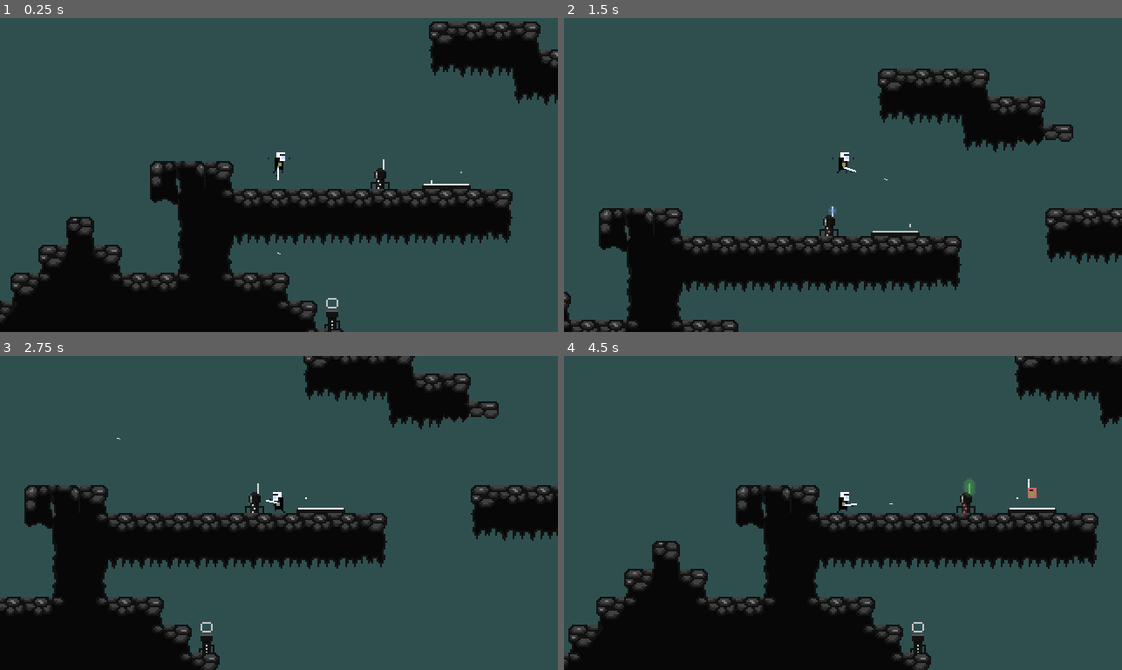
Above: before the commit, frames 1-4 (two rows, left to right).
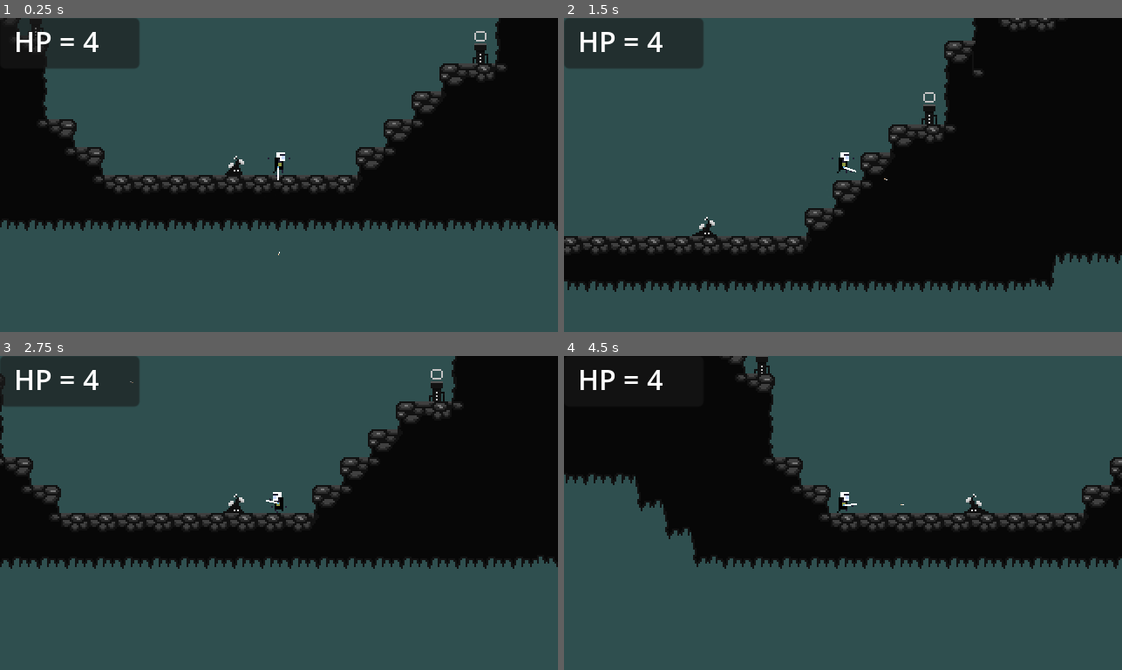
Above: after the commit, the same moments.

Repository: jsonify/Platform
Game: Godot game, scene res://World/world.tscn
The game is run twice, just before and just after one commit, with the same random seed, the same clock (stepped at 60 frames per second) and the same inputs.
Inputs (mouse positions are in pixels of both pictures, inside the frame that each line leads up to):
- Up to frame 1 (0.25 s): no input
- Up to frame 2 (1.5 s): move the mouse to (815, 237) at 0.52 s; hold Right (right) from 0.53 s (still down); click (815, 237) at 0.6 s; tap Space (jump) at 0.77 s; move the mouse to (1010, 222) at 1.27 s; click (1010, 222) at 1.35 s
- Up to frame 3 (2.75 s): tap Space (jump) at 1.52 s; move the mouse to (111, 465) at 2.02 s; release Right (right) at 2.03 s; hold Left (left) from 2.03 s (still down); click (111, 465) at 2.1 s
- Up to frame 4 (4.5 s): move the mouse to (870, 513) at 2.77 s; click (870, 513) at 2.85 s; tap Space (jump) at 3.02, 3.77 s; move the mouse to (759, 434) at 3.52 s; click (759, 434) at 3.6 s; move the mouse to (965, 497) at 4.27 s; release Left (left) at 4.28 s; hold Right (right) from 4.28 s (still down); click (965, 497) at 4.35 s

The runs differ from the first frame. In frame 1, 43% of the frame differs, in the area x 0-100%, y 0-100%; in frame 2, 39%; in frame 3, 38%; in frame 4, 41%.

Commit message:
Feature/health damage system (#49)
* getting the damage singleton wired up

* Continuing with damage singleton effort

* Added BulletHitbox using inheritance

* trying to use a bullet_hitbox.gd

* Removed the use of a bullet hitbox, just using the bullet instead

* Got damage working on both Player and Enemy

Diff:
--- a/Enemies/FlowerEnemy/flower_enemy.gd
+++ b/Enemies/FlowerEnemy/flower_enemy.gd
@@ -2,12 +2,14 @@
 
 @onready var ledge_check_right = $LedgeCheckRight
 @onready var ledge_check_left = $LedgeCheckLeft
+@onready var timer := $Timer
+@onready var animated_sprite = $AnimatedSprite2D
+@onready var stats := $Stats
 
-@onready var animated_sprite = $AnimatedSprite2D
-
-#var direction := Vector2.RIGHT
+var speed := 10
 var direction = 1
 
+var knockback := Vector2.ZERO
 
 func _ready():
 	if direction == 1:
@@ -16,6 +18,7 @@
 
 func _physics_process(delta):
 	animated_sprite.play("move")
+	knockback = knockback.move_toward(Vector2.ZERO, 200 * delta)
 	handle_wall()
 	handle_ledge()
 	move_and_slide()
@@ -26,15 +29,23 @@
 	if found_ledge:
 		direction *= -1
 		animated_sprite.flip_h = not animated_sprite.flip_h
-	velocity.x = direction * 10
+	velocity.x = direction * speed
 
 
 func handle_wall():
 	if is_on_wall():
 		direction *= -1
 		animated_sprite.flip_h = not animated_sprite.flip_h
-	velocity.x = direction * 10
+	velocity.x = direction * speed
+
+func take_damage(amount:int):
+	stats.health -= amount
 
 
-func _on_hurtbox_area_entered(area):
+func _on_timer_timeout():
 	queue_free()
+
+
+func _on_stats_no_health():
+		timer.start()
+		speed = 0
--- a/Enemies/FlowerEnemy/flower_enemy.tscn
+++ b/Enemies/FlowerEnemy/flower_enemy.tscn
@@ -1,9 +1,10 @@
-[gd_scene load_steps=13 format=3 uid="uid://cy6cclpkny7cf"]
+[gd_scene load_steps=15 format=3 uid="uid://cy6cclpkny7cf"]
 
 [ext_resource type="Script" path="res://Enemies/FlowerEnemy/flower_enemy.gd" id="1_dta50"]
 [ext_resource type="Texture2D" uid="uid://mngi54g2ifha" path="res://Enemies/FlowerEnemy/move 32x32.png" id="1_f1t3i"]
 [ext_resource type="PackedScene" uid="uid://bsa4nso0v1lq0" path="res://Overlaps/hitbox.tscn" id="3_suuxa"]
 [ext_resource type="PackedScene" uid="uid://c686xsjomcik4" path="res://Overlaps/hurtbox.tscn" id="4_stfex"]
+[ext_resource type="PackedScene" uid="uid://bs2fbdyet02kr" path="res://Utility/stats.tscn" id="5_0nrnf"]
 
 [sub_resource type="AtlasTexture" id="AtlasTexture_ux8v3"]
 atlas = ExtResource("1_f1t3i")
@@ -51,11 +52,15 @@
 [sub_resource type="RectangleShape2D" id="RectangleShape2D_51tp6"]
 size = Vector2(4, 7)
 
+[sub_resource type="RectangleShape2D" id="RectangleShape2D_vtdyt"]
+size = Vector2(14, 8)
+
 [sub_resource type="RectangleShape2D" id="RectangleShape2D_mlbbl"]
-size = Vector2(5.30303, 6)
+size = Vector2(5.30303, 9)
 
 [node name="FlowerEnemy" type="CharacterBody2D"]
 collision_layer = 4
+collision_mask = 3
 script = ExtResource("1_dta50")
 
 [node name="AnimatedSprite2D" type="AnimatedSprite2D" parent="."]
@@ -79,17 +84,31 @@
 target_position = Vector2(0, 3)
 
 [node name="Hitbox" parent="." instance=ExtResource("3_suuxa")]
+collision_layer = 2
+collision_mask = 64
 
-[node name="CollisionPolygon2D" type="CollisionPolygon2D" parent="Hitbox"]
-polygon = PackedVector2Array(-3, 0, -3, -5, 0, -10, 2, -5, 2, 0)
+[node name="CollisionPolygon2D" type="CollisionShape2D" parent="Hitbox"]
+position = Vector2(0, -4)
+shape = SubResource("RectangleShape2D_vtdyt")
 
 [node name="Hurtbox" parent="." instance=ExtResource("4_stfex")]
 scale = Vector2(1.32, 1)
+collision_layer = 128
+collision_mask = 0
 
 [node name="CollisionShape2D" parent="Hurtbox" index="0"]
-position = Vector2(-0.378788, -3)
+position = Vector2(-0.378788, -4.5)
 shape = SubResource("RectangleShape2D_mlbbl")
 
+[node name="Timer" type="Timer" parent="."]
+wait_time = 0.5
+one_shot = true
+
+[node name="Stats" parent="." instance=ExtResource("5_0nrnf")]
+max_health = 2
+
 [connection signal="area_entered" from="Hurtbox" to="." method="_on_hurtbox_area_entered"]
+[connection signal="timeout" from="Timer" to="." method="_on_timer_timeout"]
+[connection signal="no_health" from="Stats" to="." method="_on_stats_no_health"]
 
 [editable path="Hurtbox"]
--- /dev/null
+++ b/Interface/hud.gd
@@ -0,0 +1,19 @@
+extends CanvasLayer
+
+@onready var health_label = $Panel/HealthLabel
+
+var health = 50 : set = set_health
+var max_health = null : set = set_max_health
+var fueltanks
+var fuel
+
+func set_health(value):
+	health = clamp(value, 0, max_health)
+
+
+func set_max_health(value):
+	max_health = max(value, 1)
+
+func _ready():
+	max_health = SaveLoad.data["player"]["max_health"]
+	health = SaveLoad.data["player"]["max_health"]
--- /dev/null
+++ b/Interface/hud.tscn
@@ -0,0 +1,18 @@
+[gd_scene load_steps=2 format=3 uid="uid://blekwglvhs2gv"]
+
+[ext_resource type="Script" path="res://Interface/hud.gd" id="1_yg7bb"]
+
+[node name="HUD" type="CanvasLayer"]
+script = ExtResource("1_yg7bb")
+
+[node name="Panel" type="Panel" parent="."]
+offset_right = 80.0
+offset_bottom = 29.0
+
+[node name="HealthLabel" type="Label" parent="Panel"]
+layout_mode = 0
+offset_left = 8.0
+offset_top = 2.0
+offset_right = 57.0
+offset_bottom = 28.0
+text = "HP = 4"
--- a/Overlaps/hitbox.gd
+++ b/Overlaps/hitbox.gd
@@ -1,6 +1,27 @@
 extends Area2D
 
+signal player_hit(damage_amount)
+
+var damage_amount := 10
+
+@export var damage = 1
 
 func _on_body_entered(body):
-	if body is Player:
-		body.player_die()
+#	if body is Player:
+#		body.knockback(position.x)
+#		body.health -= damage_amount
+#		emit_signal("player_hit", damage_amount)
+#
+#		# Stop the enemy's hitbox from continuosly damaging the player
+#		$Timer.start()
+#		set_collision_mask_value(2, false)
+	print("hit the player")
+
+func _on_timer_timeout():
+	set_collision_mask_value(2, true)
+
+
+func _on_area_entered(area):
+	print("hit the player's hurtbox")
+	var player = area.get_parent()
+	player.take_damage(damage)
--- a/Overlaps/hitbox.tscn
+++ b/Overlaps/hitbox.tscn
@@ -7,4 +7,8 @@
 collision_mask = 2
 script = ExtResource("1_jir2i")
 
+[node name="Timer" type="Timer" parent="."]
+
+[connection signal="area_entered" from="." to="." method="_on_area_entered"]
 [connection signal="body_entered" from="." to="." method="_on_body_entered"]
+[connection signal="timeout" from="Timer" to="." method="_on_timer_timeout"]
--- a/Player/player.gd
+++ b/Player/player.gd
@@ -19,25 +19,40 @@
 
 @export var jetpack_enabled = false
 
+signal health_changed(amount)
+
 enum states { RUN, JUMP, FALL, IDLE, THRUST }
+
+var player_knockback = Vector2.ZERO
 
 var debug_enabled_status := false
 var state = states.FALL
 var direction := "right"
+var health
+var stats := PlayerStats
 
 var gravity = ProjectSettings.get_setting("physics/2d/default_gravity")
 
 
 func _ready():
+	SaveLoad.load_data()
+	stats.no_health.connect(player_die_2)
+	jetpack_enabled = SaveLoad.data["player"]["jetpack_enabled"]
+	health = SaveLoad.data["player"]["max_health"]
+
+
+func player_die_2():
+	queue_free()
+
+func _process(delta):
+	pass
+
+func _physics_process(delta):
 	debug_enabled(debug_enabled_status)
-	SaveLoad.load_data()
-	jetpack_enabled = SaveLoad.data["player"]["jetpack_enabled"]
-
-
-func _physics_process(delta):
 	var input = Vector2.ZERO
 	input.x = Input.get_axis("left", "right")
 	input.y = Input.get_axis("thrust", "ui_down")
+
 
 	if jetpack_enabled:
 		sprite.texture = load("res://Assets/Player/hero_JETPACK_24x36.png")
@@ -154,6 +169,20 @@
 		elif input.x != 0:
 			apply_acceleration(input.x)
 
+func apply_small_gravity():
+	velocity.y -= 50
+
+func knockback(enemy_pos_x):
+	$Timer.start()
+	set_modulate(Color(1,0.3,0.3,0.3))
+#	state = states.FALL
+	if position.x >= enemy_pos_x:
+		velocity.x = -200
+		print(enemy_pos_x)
+#	Why doesn't this doesn't work??
+	elif position.x <= enemy_pos_x:
+		velocity.x = 200
+		print(enemy_pos_x)
 
 func player_die():
 	queue_free()
@@ -175,7 +204,7 @@
 func debug_enabled(status):
 	debug_enabled_status = status
 	if debug_enabled_status == true:
-		state_label.text = states.keys()[state]
+		state_label.text = states.keys()[state] + "\n\n " + str(health)
 
 
 func set_direction_right() -> void:
@@ -187,3 +216,14 @@
 	direction = "left"
 	sprite.flip_h = true
 #	$HitboxPosition.rotation_degrees = 180
+
+func take_damage(amount:int):
+	stats.health -= amount
+
+func _on_timer_timeout():
+	set_modulate(Color(1,1,1,1))
+
+
+func _on_hurtbox_area_entered(area):
+	stats.health -= 1
+	print("from player's hurtbox")
--- a/Player/player.tscn
+++ b/Player/player.tscn
@@ -1,10 +1,11 @@
-[gd_scene load_steps=14 format=3 uid="uid://bari1lr08e12f"]
+[gd_scene load_steps=16 format=3 uid="uid://bari1lr08e12f"]
 
 [ext_resource type="Script" path="res://Player/player.gd" id="1_rwnf5"]
 [ext_resource type="Texture2D" uid="uid://7m4at8v8njym" path="res://Assets/Player/hero_base_NO-WEAPON_24x36.png" id="2_lm5k7"]
 [ext_resource type="Script" path="res://Player/Gun.gd" id="3_k8qln"]
 [ext_resource type="Texture2D" uid="uid://bcfw6nnshpnkv" path="res://Assets/Weapons/gun1.png" id="4_2dt4m"]
 [ext_resource type="PackedScene" uid="uid://b66s7rl1qv047" path="res://Weapons/bullet.tscn" id="5_26806"]
+[ext_resource type="PackedScene" uid="uid://c686xsjomcik4" path="res://Overlaps/hurtbox.tscn" id="6_2gbnw"]
 
 [sub_resource type="RectangleShape2D" id="RectangleShape2D_c6wdv"]
 size = Vector2(5, 9)
@@ -119,10 +120,15 @@
 "Thrust": SubResource("Animation_46pvq")
 }
 
+[sub_resource type="CapsuleShape2D" id="CapsuleShape2D_8d4hn"]
+radius = 4.0
+height = 12.0
+
 [node name="Player" type="CharacterBody2D"]
 collision_layer = 2
-collision_mask = 5
+collision_mask = 129
 script = ExtResource("1_rwnf5")
+jetpack_enabled = true
 
 [node name="CollisionShape2D" type="CollisionShape2D" parent="."]
 position = Vector2(0, -4.5)
@@ -160,5 +166,20 @@
 position = Vector2(9.22943, 0.521421)
 
 [node name="Bullet" parent="Gun" instance=ExtResource("5_26806")]
-collision_layer = 0
-collision_mask = 4
+collision_mask = 0
+
+[node name="Timer" type="Timer" parent="."]
+one_shot = true
+
+[node name="Hurtbox" parent="." instance=ExtResource("6_2gbnw")]
+collision_layer = 64
+collision_mask = 0
+
+[node name="CollisionShape2D" parent="Hurtbox" index="0"]
+position = Vector2(0, -6)
+shape = SubResource("CapsuleShape2D_8d4hn")
+
+[connection signal="timeout" from="Timer" to="." method="_on_timer_timeout"]
+[connection signal="area_entered" from="Hurtbox" to="." method="_on_hurtbox_area_entered"]
+
+[editable path="Hurtbox"]
--- /dev/null
+++ b/Player/player_stats.tscn
@@ -0,0 +1,6 @@
+[gd_scene load_steps=2 format=3 uid="uid://dluvhghqx1qv8"]
+
+[ext_resource type="PackedScene" uid="uid://bs2fbdyet02kr" path="res://Utility/stats.tscn" id="1_l3clm"]
+
+[node name="PlayerStats" instance=ExtResource("1_l3clm")]
+max_health = 5
--- a/Singleton/save_load.gd
+++ b/Singleton/save_load.gd
@@ -5,22 +5,53 @@
 var default_data := {
 	"player":
 	{
-		"name": "Jsonify",
-		"score": 10,
+		"name": "Zara",
+		"max_health": 100,
+		"health": 0,
 		"jetpack_enabled": false,
 		"level": 1,
-		"guns": {"small": 10, "large": 14}
+		"current_projectile": "single"
 	},
-	"powerups": {"jetpack_powerup_acquired": false},
-	"levels_completed": [1, 2, 3]
+	"projectile": {
+		"type": {
+			"single": {
+				"enabled": true
+			},
+			"multi": {
+				"enabled": false,
+				"quantity": 3
+			},
+			"laser": {
+				"enabled": false
+			},
+			"flame_thrower": {
+				"enabled": false
+			},
+		}
+	},
+	"powerups":
+	{
+		"jetpack_powerup_acquired": false,
+		"hook_powerup_acquired": false,
+	},
+	"fuel":
+	{
+		"tank_acquired": false,
+		"tank_capacity": 100,
+		"number_of_tanks": 0,
+		"type": {"basic": true, "rocket": false},
+		"amount": 0
+	},
+	"levels_completed": [0]
 }
 
 var data = {}
 
 
 func _ready():
-	print(data)
+	reset_data()
 	load_data()
+#	print(data)
 	update_text()
 
 
--- a/Utilities/SaveGameAsJSON.gd
+++ /dev/null
@@ -1,55 +0,0 @@
-class_name SaveGameAsJSON
-extends RefCounted
-
-const SAVE_GAME_PATH := "user://save.json"
-
-var version := 1
-
-var character: Resource = MyCharacter.new()
-
-var global_position := Vector2.ZERO
-
-#var _file := File.new()
-
-
-func save_exists() -> bool:
-	return FileAccess.file_exists(SAVE_GAME_PATH)
-
-
-func write_savegame() -> void:
-	var _file := FileAccess.open(SAVE_GAME_PATH, FileAccess.WRITE)
-	if _file.get_open_error() != OK:
-		printerr("Could not open the file %s. Aborting save operation. Error code: %s" % [SAVE_GAME_PATH, _file.get_open_error()])
-		return
-
-	var data := {
-		"global_position":
-		{
-			"x": global_position.x,
-			"y": global_position.y,
-		},
-		"player":
-		{
-			"jetpack_enabled": character.jetpack_enabled,
-		}
-	}
-
-	var json_string := JSON.stringify(data)
-	_file.store_string(json_string)
-
-
-func load_savegame() -> void:
-	var _file := FileAccess.open(SAVE_GAME_PATH, FileAccess.WRITE)
-	if _file.get_open_error() != OK:
-		printerr("Could not open the file %s. Aborting save operation. Error code: %s" % [SAVE_GAME_PATH, _file.get_open_error()])
-		return
-	character = MyCharacter.new()
-	while _file.get_position() < _file.get_length():
-		var content := _file.get_line()
-#		var content := _file.get_as_text()
-
-		var json := JSON.new()
-		var data = json.parse(content)
-		global_position = Vector2(data.global_position.x, data.global_position.y)
-
-		character.jetpack_enabled = data.player.jetpack_enabled
--- a/Utilities/character.gd
+++ /dev/null
@@ -1,10 +0,0 @@
-class_name MyCharacter
-extends Resource
-
-# You could use this to display the character's name in-game, in menus, dialogues...
-@export var display_name := "Godot"
-@export var run_speed := 600.0
-@export var jetpack_enabled := true
-
-@export var level := 1
-@export var experience := 0
--- /dev/null
+++ b/Utility/stats.gd
@@ -0,0 +1,13 @@
+extends Node
+
+
+@export var max_health := 1
+@onready var health = max_health: set = set_health
+
+signal no_health
+
+func set_health(value):
+	health = value
+	print(health)
+	if health <= 0:
+		emit_signal("no_health")
--- /dev/null
+++ b/Utility/stats.tscn
@@ -0,0 +1,6 @@
+[gd_scene load_steps=2 format=3 uid="uid://bs2fbdyet02kr"]
+
+[ext_resource type="Script" path="res://Utility/stats.gd" id="1_ufvlq"]
+
+[node name="Stats" type="Node"]
+script = ExtResource("1_ufvlq")
--- a/Weapons/bullet.gd
+++ b/Weapons/bullet.gd
@@ -1,4 +1,8 @@
 extends Area2D
+
+class_name Bullet
+
+@export var damage = 1
 
 var direction := Vector2.RIGHT
 var speed := 200
@@ -18,3 +22,16 @@
 
 func _on_visible_on_screen_notifier_2d_screen_exited():
 	queue_free()
+
+
+func _on_timer_timeout():
+	queue_free()
+
+
+func _on_area_entered(area):
+	var enemy = area.get_parent()
+	print(enemy.name)
+	if "FlowerEnemy" in enemy.name:
+		print(enemy.name)
+	enemy.take_damage(damage)
+#	enemy.queue_free()
--- a/Weapons/bullet.tscn
+++ b/Weapons/bullet.tscn
@@ -3,10 +3,13 @@
 [ext_resource type="Script" path="res://Weapons/bullet.gd" id="1_kdpk3"]
 [ext_resource type="Texture2D" uid="uid://d4dxxaj083v3d" path="res://Assets/Weapons/bullets.png" id="2_n402s"]
 
-[sub_resource type="RectangleShape2D" id="RectangleShape2D_n6dco"]
-size = Vector2(1, 1)
+[sub_resource type="CapsuleShape2D" id="CapsuleShape2D_75qg1"]
+radius = 1.0
+height = 4.0
 
 [node name="Bullet" type="Area2D"]
+collision_layer = 0
+collision_mask = 128
 script = ExtResource("1_kdpk3")
 
 [node name="Sprite2D" type="Sprite2D" parent="."]
@@ -15,12 +18,15 @@
 region_rect = Rect2(7, 6, 2, 0.5)
 
 [node name="CollisionShape2D" type="CollisionShape2D" parent="."]
-visible = false
-shape = SubResource("RectangleShape2D_n6dco")
+rotation = 1.5708
+shape = SubResource("CapsuleShape2D_75qg1")
 
 [node name="VisibleOnScreenNotifier2D" type="VisibleOnScreenNotifier2D" parent="."]
-visible = false
 scale = Vector2(0.05, 0.05)
 
+[node name="Timer" type="Timer" parent="."]
+
+[connection signal="area_entered" from="." to="." method="_on_area_entered"]
 [connection signal="body_entered" from="." to="." method="_on_body_entered"]
 [connection signal="screen_exited" from="VisibleOnScreenNotifier2D" to="." method="_on_visible_on_screen_notifier_2d_screen_exited"]
+[connection signal="timeout" from="Timer" to="." method="_on_timer_timeout"]
--- /dev/null
+++ b/Weapons/bullet_hitbox.gd
@@ -0,0 +1,14 @@
+extends "res://Overlaps/hitbox.gd"
+
+class_name BulletHitbox
+
+var knockback_vector := Vector2.ZERO
+
+# Called when the node enters the scene tree for the first time.
+func _ready():
+	pass # Replace with function body.
+
+
+# Called every frame. 'delta' is the elapsed time since the previous frame.
+func _process(delta):
+	pass
--- a/World/save_and _load.gd
+++ /dev/null
@@ -1,24 +0,0 @@
-extends Node
-
-#var load_saved_game = false
-#var save_path = "user://savegame.json"
-#
-#func _ready():
-#	var file = FileAccess.open(save_path, FileAccess.READ)
-#	load_data()
-#
-#func save():
-#	var data = {
-#		"player" : %Player.to_dictionary(),
-#	}
-#
-#func load_data():
-#	load_saved_game = true
-#	var file = FileAccess.open(save_path, FileAccess.READ)
-#
-#	if file.file_exists(save_path):
-#		file = FileAccess.open(save_path, FileAccess.READ)
-#		var json = JSON.new()
-#		var data = JSON.parse_string(file.get_as_text())
-#
-#		%Player.from_dictionary(data.player)
--- a/World/world.tscn
+++ b/World/world.tscn
@@ -8,7 +8,7 @@
 [ext_resource type="PackedScene" uid="uid://cy6cclpkny7cf" path="res://Enemies/FlowerEnemy/flower_enemy.tscn" id="6_8322c"]
 [ext_resource type="PackedScene" uid="uid://b1ogjxlwufttw" path="res://PowerUps/power_up.tscn" id="7_b41e7"]
 [ext_resource type="PackedScene" uid="uid://bv3jkbkss4tat" path="res://PowerUps/power_up_platform.tscn" id="8_gh0kn"]
-[ext_resource type="PackedScene" uid="uid://dpl1qldotqs2u" path="res://Interface/ui_save_panel.tscn" id="9_t2ymd"]
+[ext_resource type="PackedScene" uid="uid://blekwglvhs2gv" path="res://Interface/hud.tscn" id="9_8sg1l"]
 
 [node name="World" type="Node2D"]
 script = ExtResource("1_h4g4u")
@@ -16,18 +16,18 @@
 
 [node name="Player" parent="." instance=ExtResource("2_wg2sf")]
 z_index = 10
-position = Vector2(10, -38)
+position = Vector2(180, 131)
 
 [node name="TileMap" parent="." instance=ExtResource("2_bugb8")]
 
 [node name="Spikes" parent="." instance=ExtResource("4_v1jwi")]
-position = Vector2(176, 144)
+position = Vector2(234, -32)
 
 [node name="Spikes2" parent="." instance=ExtResource("4_v1jwi")]
-position = Vector2(184, 144)
+position = Vector2(242, -32)
 
 [node name="Spikes3" parent="." instance=ExtResource("4_v1jwi")]
-position = Vector2(192, 144)
+position = Vector2(250, -32)
 
 [node name="Camera2D" type="Camera2D" parent="."]
 
@@ -48,7 +48,4 @@
 [node name="PowerUpPlatform" parent="." instance=ExtResource("8_gh0kn")]
 position = Vector2(106, -16)
 
-[node name="UI" type="CanvasLayer" parent="."]
-visible = false
-
-[node name="UISavePanel" parent="UI" instance=ExtResource("9_t2ymd")]
+[node name="HUD" parent="." instance=ExtResource("9_8sg1l")]
--- a/project.godot
+++ b/project.godot
@@ -19,6 +19,7 @@
 
 Events="*res://World/events.gd"
 SaveLoad="*res://Singleton/save_load.gd"
+PlayerStats="*res://Player/player_stats.tscn"
 
 [display]
 
@@ -66,6 +67,9 @@
 2d_physics/layer_3="Enemy"
 2d_physics/layer_4="Other"
 2d_physics/layer_5="Power Up"
+2d_physics/layer_6="Bullet"
+2d_physics/layer_7="Player Hurtbox"
+2d_physics/layer_8="Enemy Hurtbox"
 
 [rendering]
 
--- a/save.cfg
+++ /dev/null
@@ -1,3 +0,0 @@
-[save]
-
-save_data="{\"guns\":{\"large\":14,\"small\":10},\"name\":\"Jsonify\",\"score\":10}"
